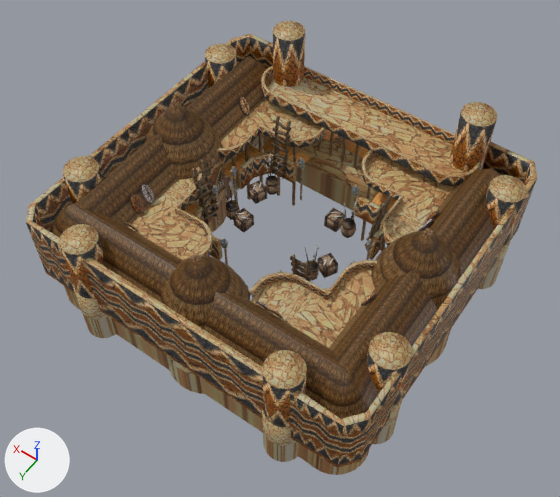
A saved change to the COLLADA model art/meshes/structural/sao/wonder.dae.
Camera for both pictures: a camera (50 mm lens) standing at (-34.3, 49.7, 74.7) and looking at (-0.9, 3.0, 1.3). The lights are fixed; the arrows at lower left show +X, +Y and +Z. Vertices at the same position are counted once.

Script lines for the objects in view, before the commit:
```python
me_cilindro_099 = bpy.data.meshes.new('Cilindro.099')
me_cilindro_099.from_pydata(...)  # 7262 vertices, 11550 faces; spans x -23.0..22.8, y -21.2..22.3, z -6.8..13.3
me_cilindro_099.materials.append(mat_texturas_sao_probas)  # picture img_sao_struct_png
ob_wonder = bpy.data.objects.new('wonder', me_cilindro_099)
ob_wonder.location = (0.0, 0.0, 0.0)
```
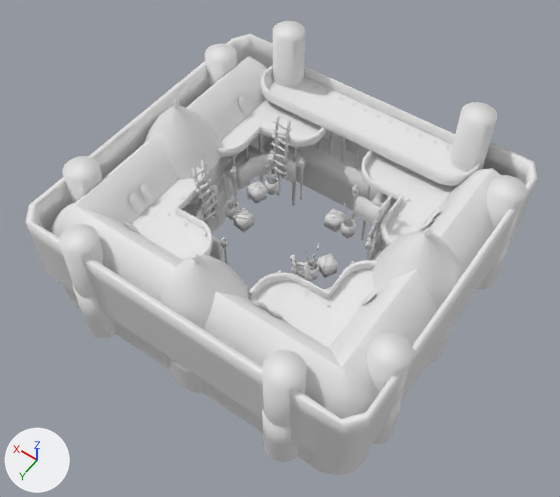
The newer file is also turned or shifted as a whole; pictures and numbers use the older file's frame.

Location of each change, [x1, y1, x2, y2] in pixels of the pictures (560 x 497 px):
part 1 of me_cilindro_099, built on
    before: [217, 176, 355, 270]
    after: [226, 176, 355, 270]
part 2 of me_cilindro_099, deleted (brown)
    before: [41, 259, 177, 359]
part 3 of me_cilindro_099, deleted
    before: [295, 353, 433, 465]
part 4 of me_cilindro_099, recoloured (brown to white)
    both: [26, 21, 537, 429]

The edits, one by one:
me_cilindro_099 is used by ob_wonder; location (0.0, 0.0, 0.0).
me_cilindro_099 had 7262 vertices, 11550 faces and spanned x -23.0..22.8, y -21.2..22.3, z -6.8..13.3.
me_cilindro_099 now has 7321 vertices, 11742 faces and spans x -23.0..22.8, y -21.2..22.3, z -6.8..13.3.
me_cilindro_099 part 1: 32 vertices removed from x -10.1..10.4, y -8.8..7.4, z 0.0..2.0; 100 vertices added at x -6.7..8.5, y -5.9..4.4, z 0.0..2.0.
me_cilindro_099 part 2: 3 vertices removed from x 15.3..20.7, y 20.7..21.3, z -0.1.
me_cilindro_099 part 3: 3 vertices removed from x -22.6..-15.7, y 19.3..21.2, z -0.1.
me_cilindro_099 part 4: 6814 faces spanning x -22.9..22.8, y -21.2..22.3, z -3.8..13.3 switch from mat_texturas_sao_probas (picture img_sao_struct_png) to no material.
